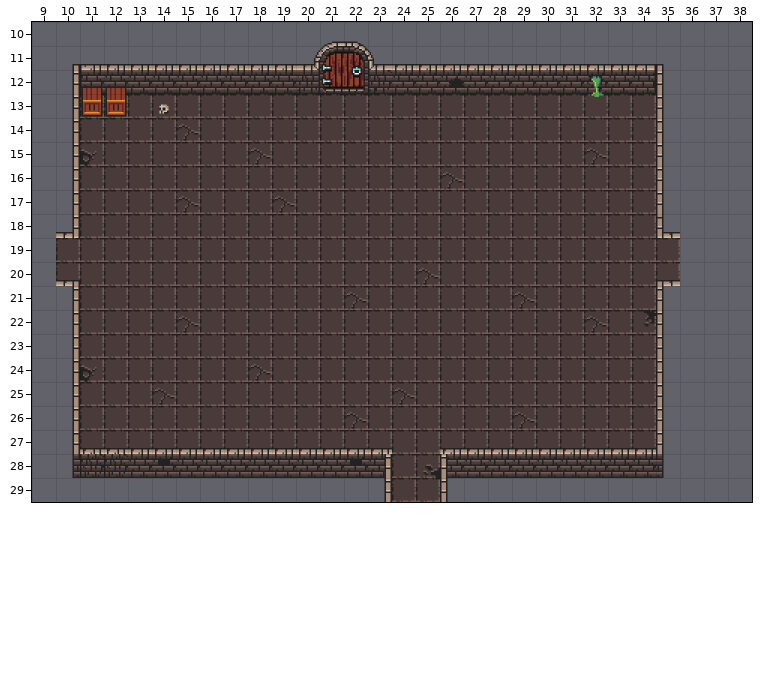
Tiled map -- src/main/resources/assets/levels/tmx/bossRoom.tmx. Above: the version before the commit.
Cells are 32x32 px. Shown: x 9..38, y 10..29. The old version is drawn lined up with the new one.
The result:
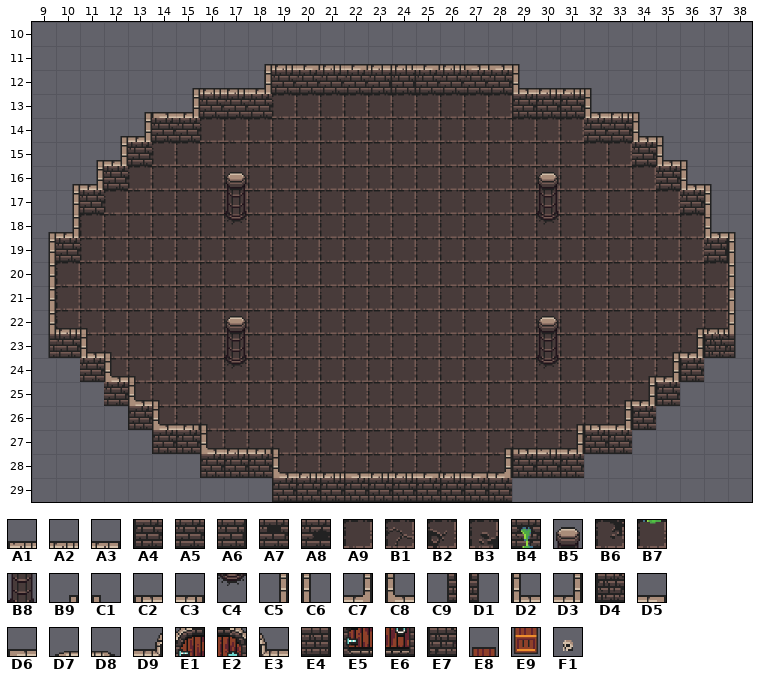
Key: from "0x72_DungeonTilesetII_32x32": A1 1, A2 2, A3 3, A4 33, A5 34, A6 35, A7 67, A8 99, A9 129, B1 130, B2 161, B3 163, B4 164, B5 165, B6 193, B7 196, B8 197, B9 224, C1 225, C2 226, C3 227, C4 229, C5 256, C6 257, C7 260, C8 261, C9 288, D1 289, D2 290, D3 291, D4 322, D5 324, D6 325, D7 418, D8 419, D9 449, E1 450, E2 451, E3 452, E4 481, E5 482, E6 483, E7 484, E8 594, E9 626, F1 658.
__ is an empty cell, ## one hidden under a higher layer.
Tiles replaced or removed in this view: A1, A2, A3, A4, A5, A6, A7, A8, A9, B1, B2, B3, B4, B6, B7, B9, C1, C2, C3, C5, C6, C9, D1, D2, D4, D7, D8, D9, E1, E2, E3, E4, E5, E6, E7, E8, E9, F1.
Changes in this commit:
Changed rows in their new state; .. is an unchanged cell.
map size 30x20 -> 50x50 cells (old content now starts at 8,10; both pictures use the new coordinates)
Layer "Floor":
first column x 10:
11 __ __ __ __ __ __ __ __ __ .. __ __ __ __ .. __ .. __ __ __ __ __ __ __ __ __ ..
12 __ __ __ __ __ __ __ __ __ .. .. .. .. .. ## .. .. .. .. __ __ __ __ __ __ __ ..
13 .. __ __ __ __ __ __ __ __ .. .. .. .. .. .. .. .. .. .. A4 A4 A4 __ __ __ .. ..
14 .. __ __ __ __ .. .. .. .. .. .. .. .. .. .. .. .. .. .. .. .. .. __ __ __ .. ..
15 .. __ __ .. .. .. .. .. .. .. .. .. .. .. .. .. .. .. .. .. .. .. .. .. __ .. ..
16 .. __ .. .. .. .. .. .. .. .. .. .. .. .. .. .. .. .. .. .. .. .. .. .. .. .. ..
17 .. .. .. .. .. .. .. .. .. .. .. .. .. .. .. .. .. .. .. .. .. .. .. .. .. A9 ..
18 .. .. .. .. .. .. .. .. .. .. .. .. .. .. .. .. .. .. .. .. .. .. .. .. .. A9 ..
19 .. .. .. .. .. .. .. .. .. .. .. .. .. .. .. .. .. .. .. .. .. .. .. .. .. .. A9
20 .. .. .. .. .. .. .. .. .. .. .. .. .. .. .. .. .. .. .. .. .. .. .. .. .. .. A9
21 A9 .. .. .. .. .. .. .. .. .. .. .. .. .. .. .. .. .. .. .. .. .. .. .. .. A9 A9
22 A9 .. .. .. .. .. .. .. .. .. .. .. .. .. .. .. .. .. .. .. .. .. .. .. .. A9 A9
23 .. .. .. .. .. .. .. .. .. .. .. .. .. .. .. .. .. .. .. .. .. .. .. .. .. A9 ..
24 .. .. .. .. .. .. .. .. .. .. .. .. .. .. .. .. .. .. .. .. .. .. .. .. .. A9 ..
25 .. __ __ .. .. .. .. .. .. .. .. .. .. .. .. .. .. .. .. .. .. .. .. .. .. .. ..
26 .. __ __ __ .. .. .. .. .. .. .. .. .. .. .. .. .. .. .. .. .. .. .. .. __ .. ..
27 .. __ __ __ __ __ .. .. .. .. .. .. .. .. .. .. .. .. .. .. .. .. __ __ __ .. ..
28 .. __ __ __ __ __ __ __ __ A9 A9 A9 A9 A9 .. .. A9 A9 A9 __ __ __ __ __ __ .. ..
29 .. .. .. .. .. .. .. .. .. .. .. .. .. .. .. __ .. .. .. .. .. .. .. .. .. .. ..
Layer "wall":
first column x 9:
11 .. .. .. .. .. .. .. .. .. B9 .. D5 A2 D5 .. .. D5 .. D6 D6 C1 .. .. .. .. .. .. .. .. ..
12 .. .. .. .. .. .. B9 .. .. C5 .. .. .. .. A6 A6 .. .. .. .. D2 A2 A2 C1 .. .. .. .. .. ..
13 .. .. .. .. B9 D6 D3 .. A5 A5 .. .. .. .. .. .. .. .. .. .. .. .. .. D2 A2 C1 .. .. .. ..
14 .. .. .. B9 D3 .. .. .. .. .. .. .. .. .. .. .. .. .. .. .. .. .. .. A5 A5 D2 C1 .. .. ..
15 .. .. B9 D3 A5 .. .. .. .. .. .. .. .. .. .. .. .. .. .. .. .. .. .. .. .. A5 D2 C1 .. ..
16 .. B9 D3 A5 .. .. .. .. .. .. .. .. .. .. .. .. .. .. .. .. .. .. .. .. .. .. A5 D2 C1 ..
17 .. .. A5 .. .. .. .. .. .. .. .. .. .. .. .. .. .. .. .. .. .. .. .. .. .. .. .. A5 C6 ..
18 B9 .. .. .. .. .. .. .. .. .. .. .. .. .. .. .. .. .. .. .. .. .. .. .. .. .. .. A9 D2 C1
19 C5 A5 .. .. .. .. .. .. .. .. .. .. .. .. .. .. .. .. .. .. .. .. .. .. .. .. .. .. A6 C6
20 C5 .. .. .. .. .. .. .. .. .. .. .. .. .. .. .. .. .. .. .. .. .. .. .. .. .. .. .. A9 C6
21 C5 .. .. .. .. .. .. .. .. .. .. .. .. .. .. .. .. .. .. .. .. .. .. .. .. .. .. .. A9 C6
22 C5 .. .. .. .. .. .. .. .. .. .. .. .. .. .. .. .. .. .. .. .. .. .. .. .. .. .. .. A9 C6
23 C9 A5 .. .. .. .. .. .. .. .. .. .. .. .. .. .. .. .. .. .. .. .. .. .. .. .. .. A9 .. D1
24 .. .. .. .. .. .. .. .. .. .. .. .. .. .. .. .. .. .. .. .. .. .. .. .. .. .. .. A4 .. ..
25 .. .. .. .. .. .. .. .. .. .. .. .. .. .. .. .. .. .. .. .. .. .. .. .. .. .. A4 .. .. ..
26 .. .. .. .. A4 .. .. .. .. .. .. .. .. .. .. .. .. .. .. .. .. .. .. .. .. A4 .. .. .. ..
27 .. .. .. .. .. A4 A4 .. .. .. .. .. .. .. .. .. .. .. .. .. .. .. .. A4 A4 .. .. .. .. ..
28 .. .. .. .. .. .. .. A4 A4 A4 .. .. .. .. .. .. .. .. .. .. A4 A4 A4 .. .. .. .. .. .. ..
29 .. .. .. .. .. .. .. .. .. .. A4 A4 A4 A4 A4 A4 A4 A4 A4 A4 .. .. .. .. .. .. .. .. .. ..
Layer "Tile Layer 3":
first column x 10:
10 .. .. .. .. .. .. .. .. .. .. .. __ __ .. .. .. .. .. .. .. .. .. .. .. .. .. .. ..
11 .. .. .. .. .. .. .. .. .. .. __ __ __ A3 .. .. .. .. .. .. .. .. .. .. .. .. .. ..
12 .. __ __ .. .. .. A2 A2 D3 .. __ __ __ __ .. .. __ .. .. .. .. .. __ .. .. .. .. ..
13 __ __ __ .. __ .. A5 .. .. .. .. .. .. .. .. .. .. .. .. .. .. .. __ .. .. __ .. ..
14 __ .. .. .. A5 A5 .. .. .. .. .. .. .. .. .. .. .. .. .. .. .. .. .. .. .. __ .. ..
15 __ __ .. .. .. .. .. .. __ .. .. .. .. .. .. .. .. .. .. .. .. .. __ .. .. __ .. ..
16 __ .. .. .. .. .. .. B5 .. .. .. .. .. .. .. .. __ .. .. .. B5 .. .. .. .. __ .. ..
17 .. .. .. .. .. __ .. B8 .. __ .. .. .. .. .. .. .. .. .. .. B8 .. .. .. .. __ .. ..
18 .. .. .. .. .. .. .. C4 .. .. .. .. .. .. .. .. .. .. .. .. C4 .. .. .. .. __ .. ..
20 __ .. .. .. .. .. .. .. .. .. .. .. .. .. .. __ .. .. .. .. .. .. .. .. .. __ .. ..
21 __ .. .. .. .. .. .. .. .. .. .. .. __ .. .. .. .. .. .. __ .. .. .. .. .. __ .. ..
22 A2 C1 .. .. .. __ .. B5 .. .. .. .. .. .. .. .. .. .. .. .. B5 .. __ .. __ __ B9 A2
23 __ D2 C1 .. .. .. .. B8 .. .. .. .. .. .. .. .. .. .. .. .. B8 .. .. .. .. B9 D3 D4
24 __ A5 C8 C1 .. .. .. C4 __ .. .. .. .. .. .. .. .. .. .. .. C4 .. .. .. B9 D3 .. ..
25 __ .. A5 C8 C1 .. .. .. .. .. .. .. .. .. __ .. .. .. .. .. .. .. .. B9 D3 __ .. ..
26 __ .. .. .. C8 C3 C1 .. .. .. .. .. __ .. .. .. .. .. .. __ .. B9 C2 D3 .. __ .. ..
27 __ __ __ __ __ __ C8 A3 C3 C1 __ __ __ __ .. .. __ __ B9 C2 A1 D3 __ __ __ __ .. ..
28 __ .. .. .. __ .. .. .. .. C8 A2 A2 D6 A2 A2 D5 A2 D5 C7 .. .. .. .. .. .. __ .. ..
29 .. .. .. .. .. .. .. .. .. .. .. .. .. __ .. .. __ .. .. .. .. .. .. .. .. .. .. ..
Pixel boxes of the changes (left, top, right, bottom) in both pictures:
changed: (48, 41, 736, 502)
